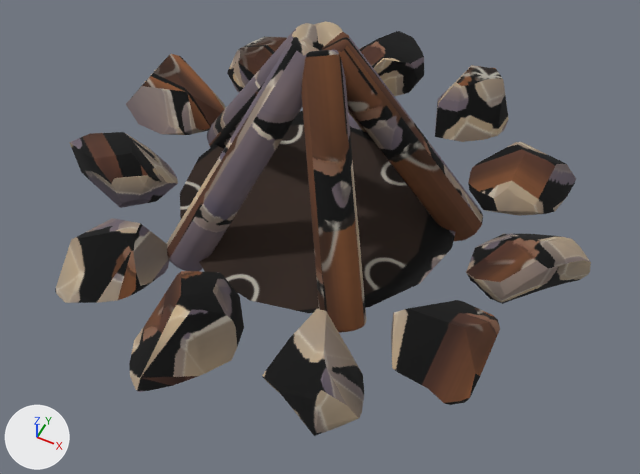
Before and after pictures for a commit that changed the glTF model game/assets/custom/campfire.glb.
Camera for both pictures: a 50 mm lens placed at (1.08, -2.16, 2.51), pointed at (0.13, -0.25, 0.12). Lighting does not change. The marker at lower left points along +X, +Y and +Z. The first picture is the older version. Vertices at exactly the same position are counted once.

The first picture shows 'campfire'.
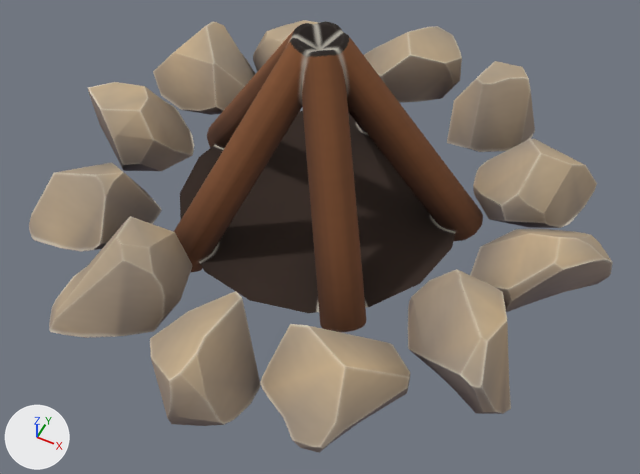
Diff of the bpy script that builds the scene:
```diff
--- a/game/assets/custom/campfire.glb.py
+++ b/game/assets/custom/campfire.glb.py
@@ me_campfire @@
 # used by ob_campfire; location = (0.0, 0.0, 0.0)
-me_campfire.from_pydata(...)  # 3430 vertices, 6778 faces; spans x -1.0..1.04, y -1.04..1.01, z -0.07..0.79
+me_campfire.from_pydata(...)  # 3763 vertices, 7440 faces; spans x -1.05..1.11, y -1.09..1.07, z -0.07..0.79
+# me_campfire part 1: the loose piece of 294 vertices spanning x 0.64..1.04, y -0.19..0.17, z 0.0..0.24 is rebuilt with 297 vertices and now spans x 0.65..1.11, y -0.22..0.2, z 0.0..0.29
+# me_campfire part 2: the loose piece of 256 vertices spanning x -0.64..-0.34, y -0.85..-0.45, z 0.0..0.2 is rebuilt with 254 vertices and now spans x -0.62..-0.18, y -0.97..-0.49, z 0.0..0.3
+# me_campfire part 3: the loose piece of 249 vertices spanning x 0.49..0.84, y -0.63..-0.23, z 0.0..0.19 is rebuilt with 326 vertices and now spans x 0.51..0.96, y -0.66..-0.16, z 0.0..0.28
+# me_campfire part 4: the loose piece of 249 vertices spanning x -0.27..0.08, y -1.04..-0.58, z 0.0..0.25 is rebuilt with 233 vertices and now spans x -0.18..0.21, y -1.09..-0.64, z 0.0..0.26
+# me_campfire part 5: the loose piece of 246 vertices spanning x -0.7..-0.32, y 0.39..0.77, z 0.0..0.21 is rebuilt with 242 vertices and now spans x -0.64..-0.18, y 0.49..0.94, z 0.0..0.25
+# me_campfire part 6: a new loose piece of 262 vertices spanning x -0.99..-0.49, y 0.22..0.68, z 0.0..0.25, in mat_campfire_painted (picture img_campfire_paint)
+# me_campfire part 7: a new loose piece of 247 vertices spanning x -0.93..-0.51, y -0.66..-0.22, z 0.0..0.24, in mat_campfire_painted (picture img_campfire_paint)
+# me_campfire part 8: a new loose piece of 238 vertices spanning x 0.25..0.63, y 0.52..0.95, z 0.0..0.27, in mat_campfire_painted (picture img_campfire_paint)
+# me_campfire part 9: a new loose piece of 212 vertices spanning x -1.05..-0.58, y -0.23..0.23, z 0.0..0.26, in mat_campfire_painted (picture img_campfire_paint)
+# me_campfire part 10: 4 vertices moved within x 0.19..0.56, y 0.27..0.79, z 0.02..0.07; 720 vertices removed from x -0.31..0.86, y 0.2..1.01, z 0.0..0.23; 479 vertices added at x -0.24..0.95, y 0.15..1.07, z 0.0..0.25
+# me_campfire part 11: 3 vertices moved within x 0.31..0.34, y -0.54..-0.53, z 0.01..0.02; 233 vertices removed from x 0.2..0.55, y -0.93..-0.57, z 0.0..0.22; 252 vertices added at x 0.21..0.65, y -0.98..-0.52, z 0.0..0.23
+# me_campfire part 12: 462 vertices removed from x -1.0..-0.55, y -0.39..0.43, z 0.0..0.21
+# me_campfire part 13: 1382 kept faces spanning x -0.61..0.61, y -0.55..0.63, z -0.07..0.79 get new texture (UV) coordinates
 me_campfire.materials.append(mat_campfire_painted)
```

Where the change shows, as pixel boxes (x1, y1, x2, y2) in the pictures (640 x 474 px; the box of a moved part takes in the faces that stretch with it):
'campfire', reshaped (9% wider)
    before: (55, 21, 591, 436)
    after: (29, 20, 613, 453)
part 1 of me_campfire, rebuilt (14% wider, 18% taller)
    before: (466, 234, 591, 304)
    after: (470, 229, 613, 312)
part 2 of me_campfire, rebuilt (26% wider, 43% taller)
    before: (55, 218, 169, 303)
    after: (49, 216, 193, 338)
part 3 of me_campfire, rebuilt (38% taller)
    before: (391, 300, 500, 405)
    after: (408, 269, 511, 414)
part 4 of me_campfire, rebuilt (11% taller)
    before: (129, 271, 244, 392)
    after: (150, 291, 261, 426)
part 5 of me_campfire, rebuilt
    before: (227, 36, 287, 92)
    after: (253, 20, 318, 72)
part 6 of me_campfire, added (beige)
    after: (153, 21, 255, 115)
part 7 of me_campfire, added (beige)
    after: (29, 163, 162, 252)
part 8 of me_campfire, added (brown)
    after: (447, 61, 535, 152)
part 9 of me_campfire, added (beige)
    after: (88, 82, 194, 171)
part 10 of me_campfire, moved or reshaped
    before: (359, 31, 576, 216)
    after: (364, 26, 597, 228)
part 11 of me_campfire, moved or reshaped
    before: (262, 309, 364, 436)
    after: (260, 324, 410, 453)
part 12 of me_campfire, deleted
    before: (69, 54, 225, 208)
part 13 of me_campfire, surface changed
    before: (167, 21, 483, 332)
    after: (174, 21, 483, 332)
